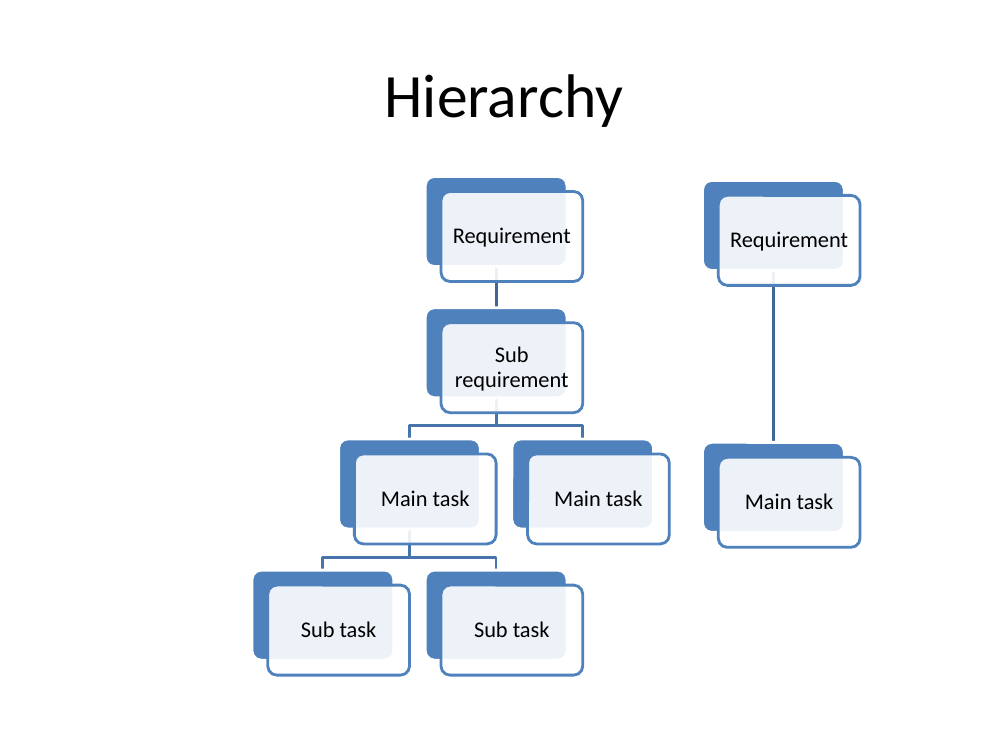
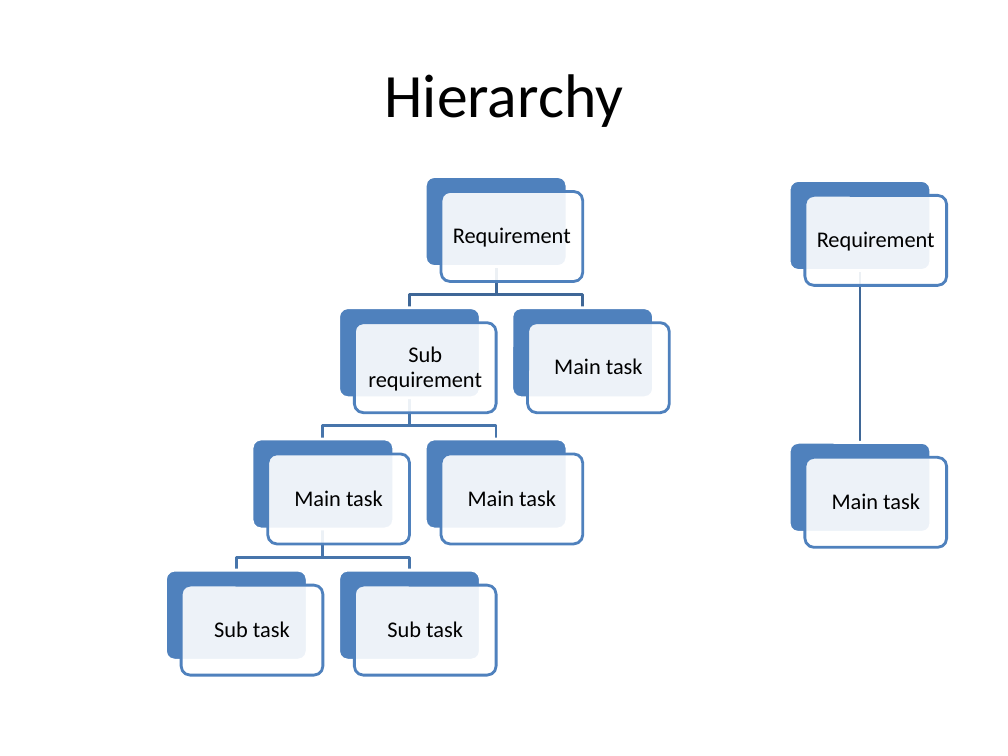
Before and after one commit to Ripppe/GraduRepo, a slide deck: slide 21 of Managing requirements in GitHub.pptx. Drawn at 1008x756 pixels with LibreOffice and Linux fonts; fonts in the diff are those of the drawing. Boxes give left, top, right and bottom in pixels: in the first picture for what was removed or moved away, otherwise in the second. Text is boxed around its words. In the diff, an @@ line names an element or a change of style, - is before the commit and + after.

```diff
--- a/Managing requirements in GitHub.pptx
+++ b/Managing requirements in GitHub.pptx
@@ freeform shape resized from (x1=491, y1=266, x2=501, y2=307) to (x1=496, y1=266, x2=583, y2=307) @@
@@ rounded rectangle moved from (x1=442, y1=586, x2=584, y2=675) to (x1=355, y1=323, x2=497, y2=412) @@
@@ group added at (x1=181, y1=266, x2=654, y2=675): 2 rounded rectangles, 1 freeform shape, 1 text @@
+Main task
@@ freeform shape moved from (x1=496, y1=398, x2=583, y2=439) to (x1=323, y1=398, x2=409, y2=439) @@
@@ freeform shape at (x1=409, y1=398, x2=496, y2=439): outline redrawn @@
@@ 5 rounded rectangles, 3 texts moved together from (x1=339, y1=307, x2=669, y2=543) to (x1=252, y1=307, x2=584, y2=543) @@
@@ 7 rounded rectangles, 3 texts, 1 freeform shape moved together from (x1=252, y1=180, x2=861, y2=675) to (x1=339, y1=180, x2=948, y2=675) @@
@@ freeform shape moved from (x1=409, y1=529, x2=496, y2=571) to (x1=236, y1=529, x2=323, y2=571) @@
@@ freeform shape at (x1=323, y1=529, x2=409, y2=571): outline redrawn @@
@@ rounded rectangle moved from (x1=425, y1=571, x2=568, y2=660) to (x1=165, y1=571, x2=307, y2=660) @@
@@ text "Sub task" moved from (x1=474, y1=621, x2=550, y2=637) to (x1=214, y1=621, x2=290, y2=637) @@
```
Also in this commit, not shown: 3 other slides changed, 3 other files.
